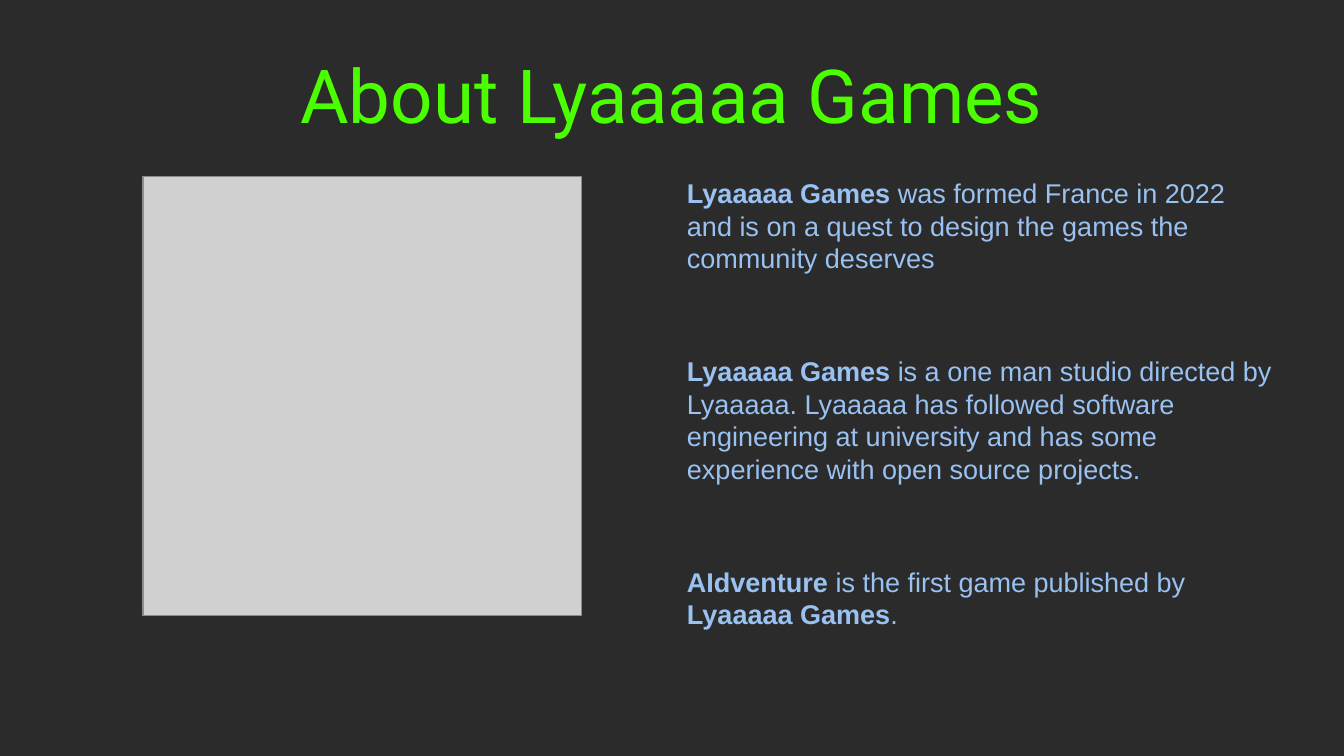
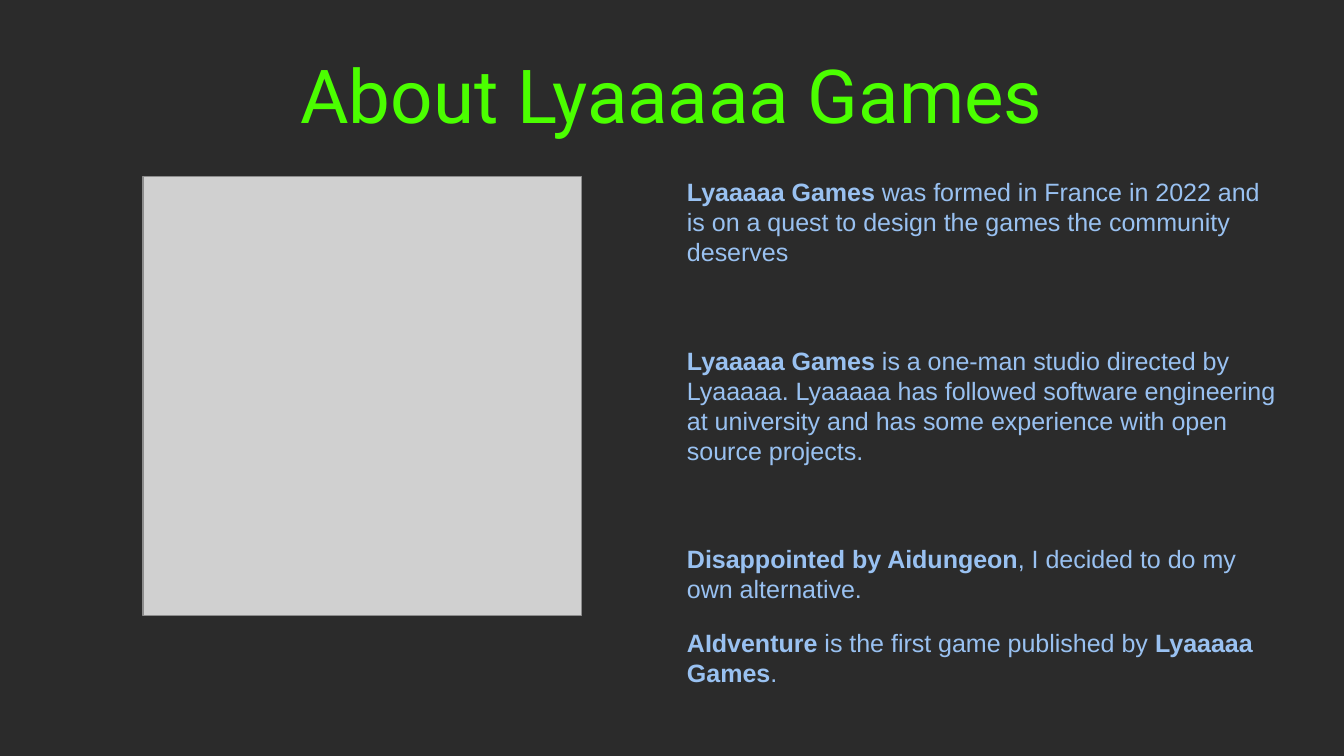
Before and after one commit to LyaaaaaGames/AIdventure_Presskit, a slide deck: slide 5 of fact_sheet.odp. Drawn at 1344x756 pixels with LibreOffice and Linux fonts; fonts in the diff are those of the drawing; grey boxes stand for pictures; background and template pictures are left out; a plain dark background stands for a picture behind light text. Boxes give left, top, right and bottom in pixels: in the first picture for what was removed or moved away, otherwise in the second. Text is boxed around its words. In the diff, an @@ line names an element or a change of style, - is before the commit and + after.

```diff
--- a/fact_sheet.odp
+++ b/fact_sheet.odp
@@ text at <box>687,183,1276,599</box>: text changed; size 16 to 14.8 pt @@
-Lyaaaaa Games was formed France in 2022 and is on a quest to design the games the community deserves
-Lyaaaaa Games is a one man studio directed by Lyaaaaa. Lyaaaaa has followed software engineering at university and has some experience with open source projects.
+Lyaaaaa Games was formed in France in 2022 and is on a quest to design the games the community deserves
+Lyaaaaa Games is a one-man studio directed by Lyaaaaa. Lyaaaaa has followed software engineering at university and has some experience with open source projects.
+Disappointed by Aidungeon, I decided to do my own alternative.
@@ text at <box>687,634,1253,683</box>: size 16 to 14.8 pt in "AIdventure is the first game published by ..." @@
```
Also in this commit, not shown: 2 other slides changed, 1 other file.
